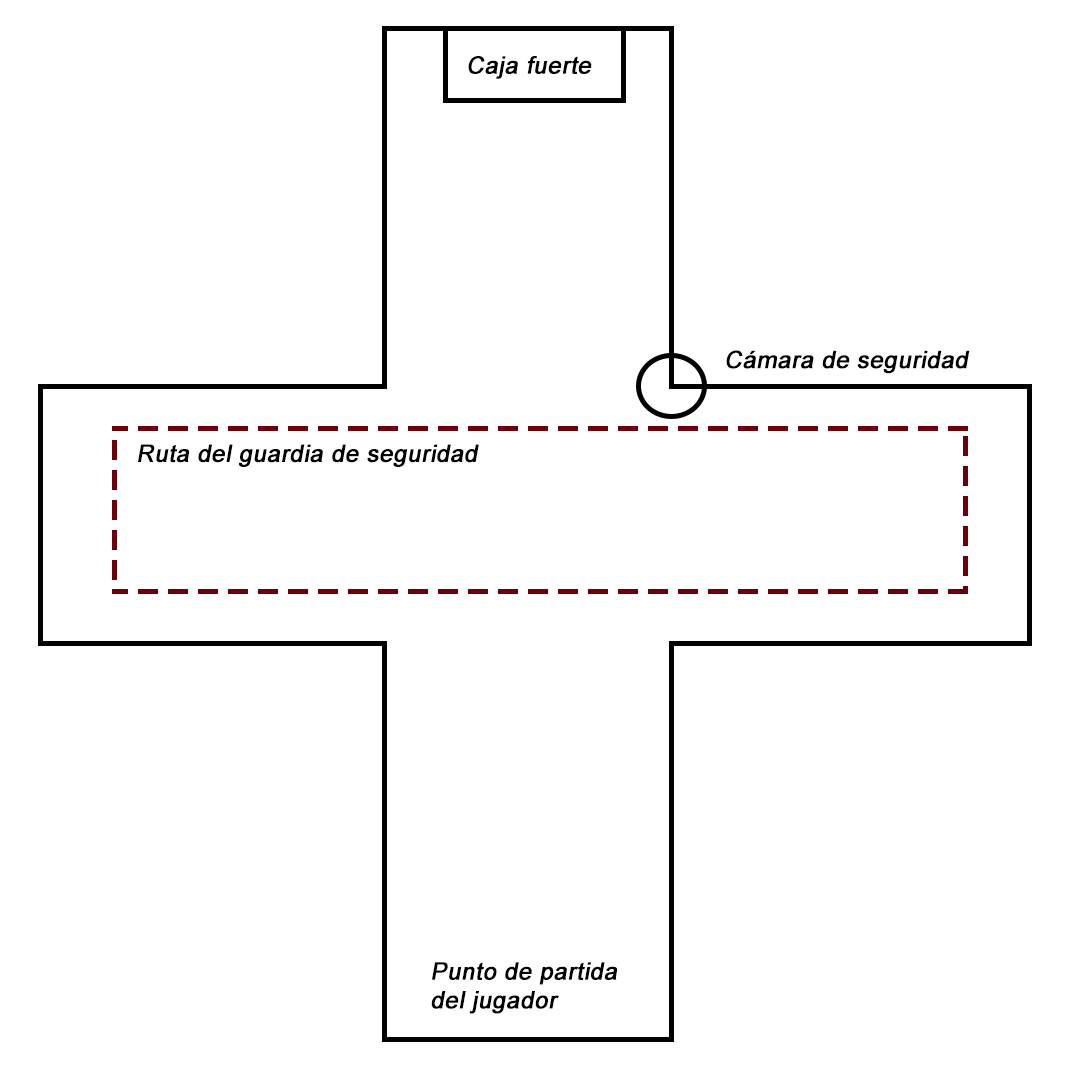
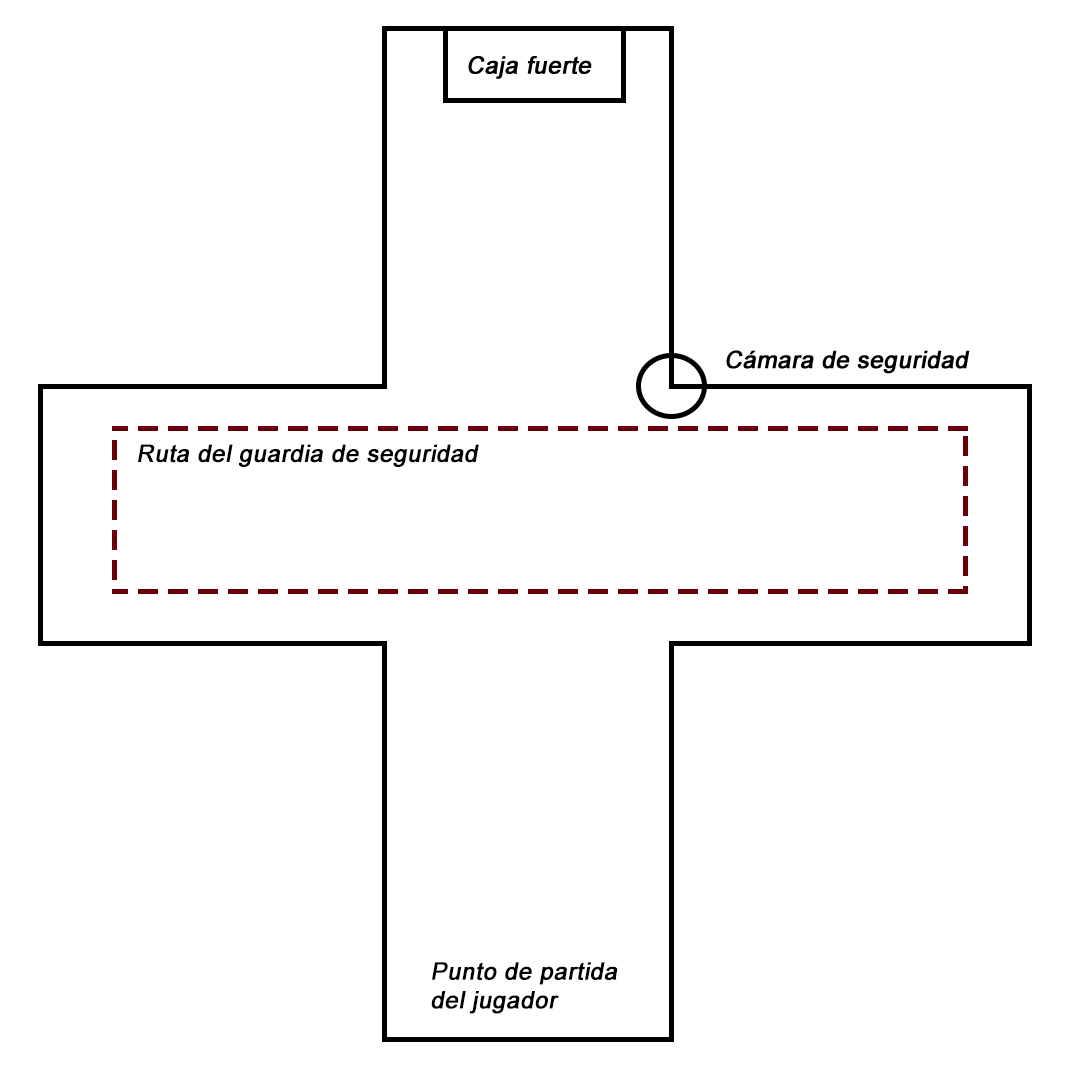
The second (1080, 1080) image is a revision of the first. Changes to its layers:
painted on "Caja fuerte" over [468,56,592,79]
removed layer "Rectángulo 4" over [468,56,592,79]
